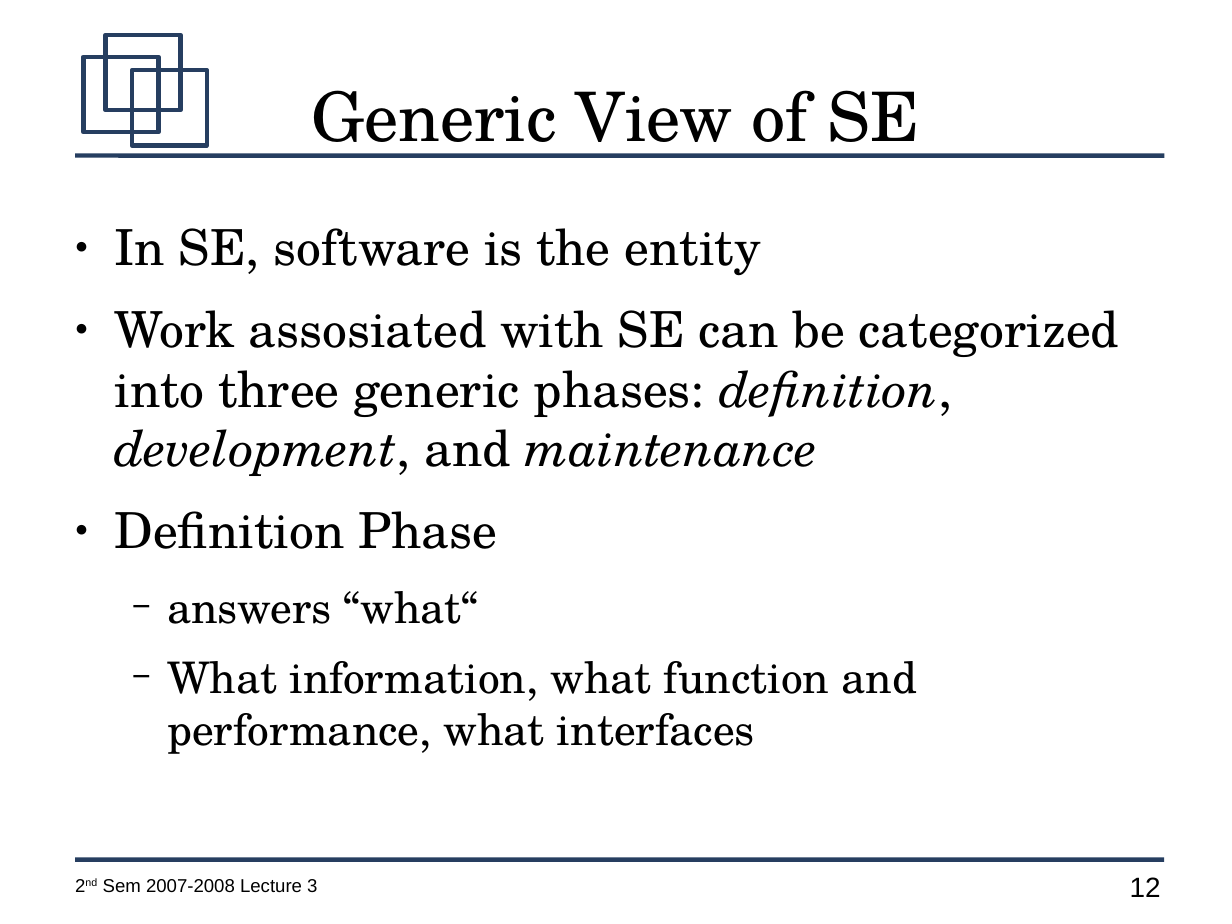
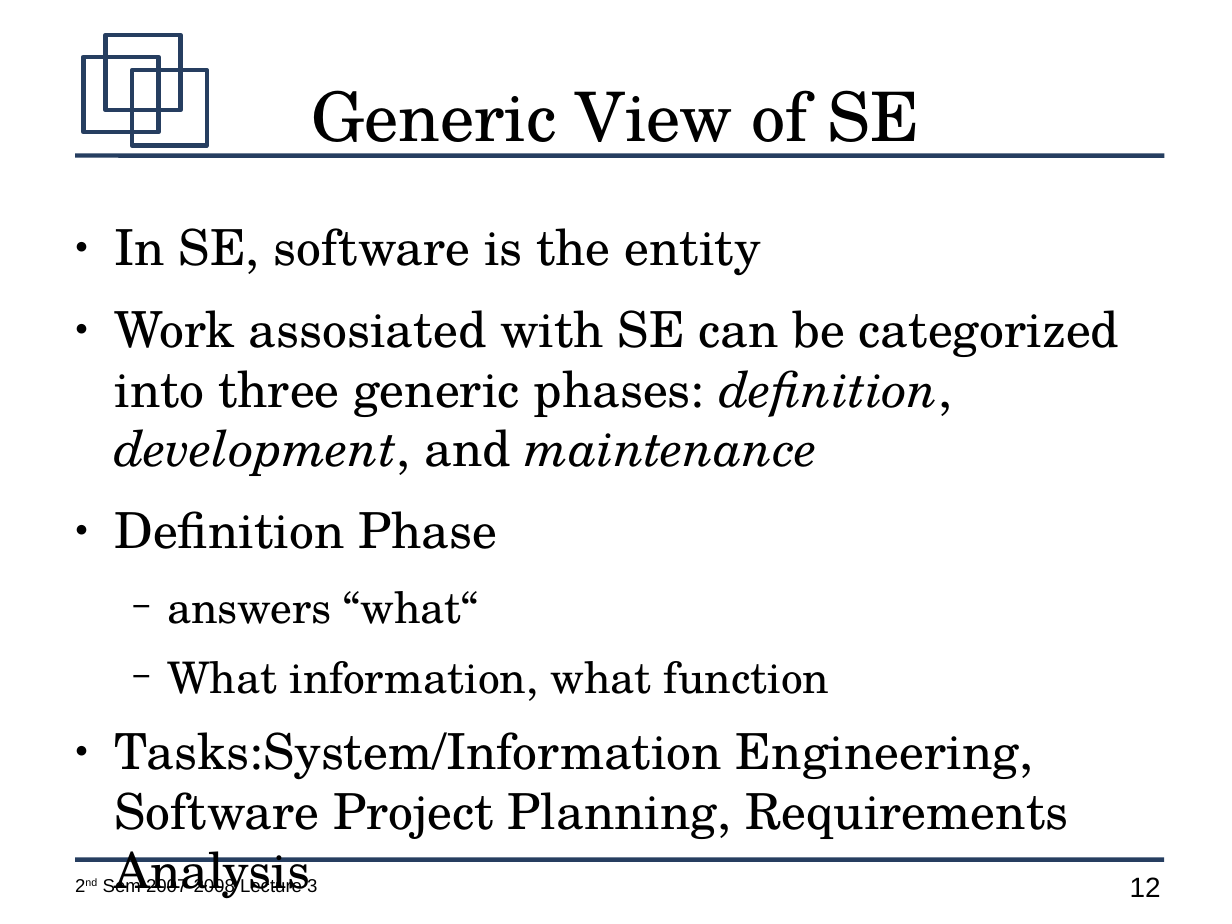
Before and after one commit to jachermocilla/jach-homepage, a slide deck: slide 12 of CMSC128-2nd-Sem-2007-L3.odp. Drawn at 1232x924 pixels with LibreOffice and Linux fonts; fonts in the diff are those of the drawing. Boxes give left, top, right and bottom in pixels: in the first picture for what was removed or moved away, otherwise in the second. Text is boxed around its words. In the diff, an @@ line names an element or a change of style, - is before the commit and + after.

```diff
--- a/CMSC128-2nd-Sem-2007-L3.odp
+++ b/CMSC128-2nd-Sem-2007-L3.odp
@@ text at [114,661,1068,899]: text changed; size 28 to 32 pt @@
-  − What information, what function and performance, what interfaces
+  − What information, what function
+● Tasks:System/Information Engineering, Software Project Planning, Requirements Analysis
```
Also in this commit, not shown: 1 other slide changed, 1 slide added.
